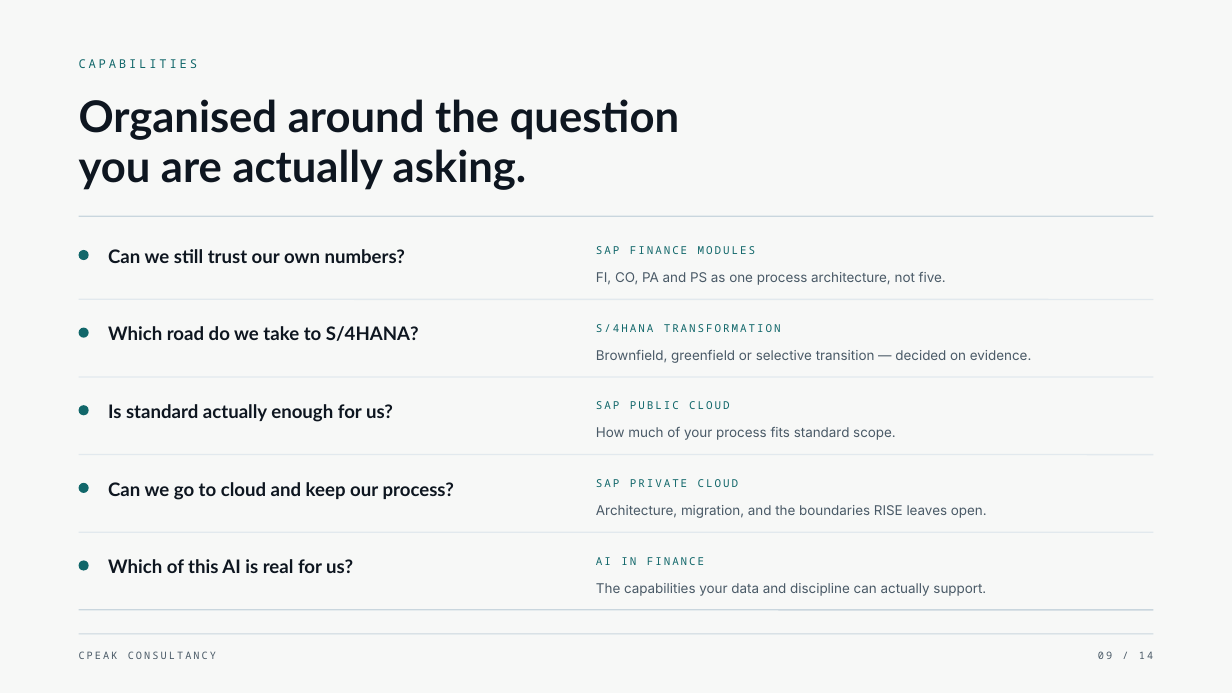
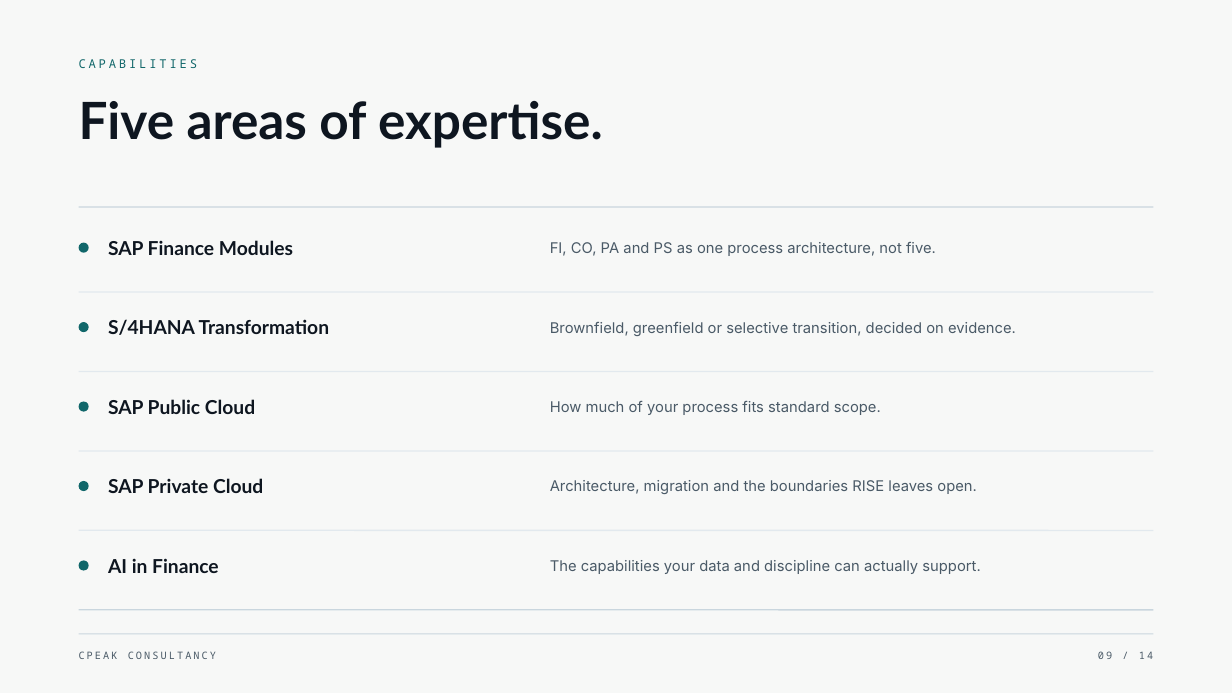
Before and after one commit to narinygt/Default, a slide deck: slide 9 of presentation/CPeak-Consultancy-Corporate-Presentation-EN.pptx. Drawn at 1232x693 pixels with LibreOffice and Linux fonts; fonts in the diff are those of the drawing. Boxes give left, top, right and bottom in pixels: in the first picture for what was removed or moved away, otherwise in the second. Text is boxed around its words. In the diff, an @@ line names an element or a change of style, - is before the commit and + after.

```diff
--- a/presentation/CPeak-Consultancy-Corporate-Presentation-EN.pptx
+++ b/presentation/CPeak-Consultancy-Corporate-Presentation-EN.pptx
@@ text removed at (79, 99, 679, 190) @@
-Organised around the question
-you are actually asking.
@@ text added at (79, 101, 603, 148), 40 pt, text #0E1620, bold @@
+Five areas of expertise.
@@ line moved from (79, 216) - (1153, 216) to (79, 207) - (1153, 207) @@
@@ size 10.5 to 11.5 pt in 3 elements at (550, 560, 980, 574), (550, 401, 881, 415), (550, 242, 936, 256) @@
@@ text "FI, CO, PA and PS ...": place and size @@
-text "FI, CO, PA and PS ..." at (596, 272, 946, 285)
+text "FI, CO, PA and PS ..." at (550, 242, 936, 256)
@@ ellipse: place and size @@
-ellipse at (79, 250, 89, 261)
+ellipse at (79, 242, 89, 252)
@@ text at (108, 240, 293, 255): text changed; size 8.5 to 15 pt; font Noto Sans Mono to Lato; text colour #11676A to #0E1620; bold on @@
-SAP FINANCE MODULES
+SAP Finance Modules
@@ text removed at (108, 249, 405, 263) @@
-Can we still trust our own numbers?
@@ 3 lines, 2 ellipses: place and size @@
-3 lines, 2 ellipses at (79, 299, 1153, 455)
+3 lines, 2 ellipses at (79, 292, 1153, 451)
@@ text at (108, 319, 330, 335): text changed; size 8.5 to 15 pt; font Noto Sans Mono to Lato; text colour #11676A to #0E1620; bold on @@
-S/4HANA TRANSFORMATION
+S/4HANA Transformation
@@ text removed at (108, 326, 419, 341) @@
-Which road do we take to S/4HANA?
@@ text at (550, 322, 1016, 336): text changed; size 10.5 to 11.5 pt @@
-Brownfield, greenfield or selective transition — decided on evidence.
+Brownfield, greenfield or selective transition, decided on evidence.
@@ text "How much of your process ...": place and size @@
-text "How much of your process ..." at (596, 427, 896, 440)
+text "How much of your process ..." at (550, 401, 881, 415)
@@ text at (108, 399, 255, 414): text changed; size 8.5 to 15 pt; font Noto Sans Mono to Lato; text colour #11676A to #0E1620; bold on @@
-SAP PUBLIC CLOUD
+SAP Public Cloud
@@ text removed at (108, 404, 393, 422) @@
-Is standard actually enough for us?
@@ text at (108, 478, 263, 493): text changed; size 8.5 to 15 pt; font Noto Sans Mono to Lato; text colour #11676A to #0E1620; bold on @@
-SAP PRIVATE CLOUD
+SAP Private Cloud
@@ text removed at (108, 482, 454, 500) @@
-Can we go to cloud and keep our process?
@@ text at (550, 480, 977, 494): text changed; size 10.5 to 11.5 pt @@
-Architecture, migration, and the boundaries RISE leaves open.
+Architecture, migration and the boundaries RISE leaves open.
@@ text at (108, 558, 219, 573): text changed; size 8.5 to 15 pt; font Noto Sans Mono to Lato; text colour #11676A to #0E1620; bold on @@
-AI IN FINANCE
+AI in Finance
@@ text removed at (108, 559, 353, 573) @@
-Which of this AI is real for us?
@@ text "The capabilities your data and ...": place and size @@
-text "The capabilities your data and ..." at (596, 583, 986, 596)
+text "The capabilities your data and ..." at (550, 560, 980, 574)
```
Also in this commit, not shown: 13 other slides changed, 4 other files.
